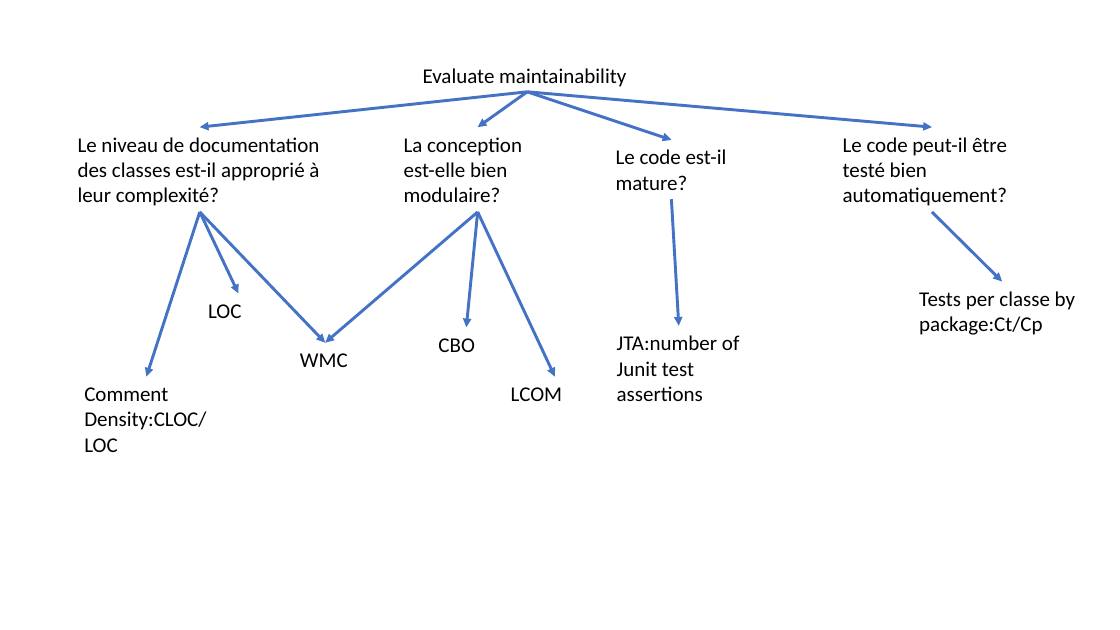
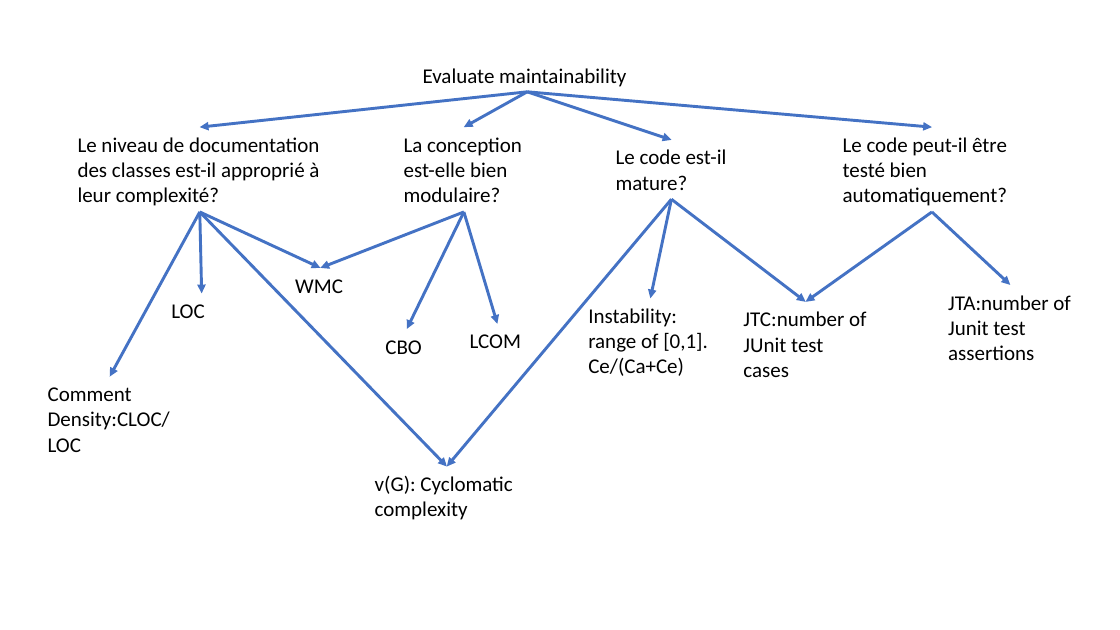
Before and after one commit to K-kiron/IFT3913, a slide deck: slide 1 of devoir2/WenhaoXU_20150702_ManpingLI_968527/GQM plan.pptx. Drawn at 1120x630 pixels with LibreOffice and Linux fonts; fonts in the diff are those of the drawing. Boxes give left, top, right and bottom in pixels: in the first picture for what was removed or moved away, otherwise in the second. Text is boxed around its words. In the diff, an @@ line names an element or a change of style, - is before the commit and + after.

Commit message:
update GQM and glossary

```diff
--- a/devoir2/WenhaoXU_20150702_ManpingLI_968527/GQM plan.pptx
+++ b/devoir2/WenhaoXU_20150702_ManpingLI_968527/GQM plan.pptx
@@ arrow moved from (528, 92) - (478, 127) to (528, 92) - (464, 127) @@
@@ arrow added from (671, 199) to (447, 466), #4472C4 2.5 pt @@
@@ arrow moved from (671, 199) - (679, 326) to (671, 199) - (650, 298) @@
@@ arrow added from (671, 199) to (806, 302), #4472C4 2.5 pt @@
@@ arrow moved from (200, 212) - (146, 376) to (200, 212) - (110, 376) @@
@@ arrow moved from (200, 212) - (239, 293) to (200, 212) - (202, 293) @@
@@ arrow moved from (200, 212) - (325, 343) to (200, 212) - (320, 268) @@
@@ arrow added from (200, 212) to (447, 466), #4472C4 2.5 pt @@
@@ arrow moved from (478, 212) - (325, 343) to (464, 212) - (320, 268) @@
@@ arrow moved from (478, 212) - (466, 328) to (464, 212) - (407, 329) @@
@@ arrow moved from (478, 212) - (555, 376) to (464, 212) - (497, 323) @@
@@ arrow added from (932, 212) to (806, 302), #4472C4 2.5 pt @@
@@ arrow moved from (932, 212) - (1002, 281) to (932, 212) - (1011, 285) @@
@@ text "WMC": place and size @@
-text "WMC" at (300, 353, 348, 367)
+text "WMC" at (295, 279, 343, 293)
@@ text "LOC": place and size @@
-text "LOC" at (208, 304, 241, 318)
+text "LOC" at (171, 304, 204, 318)
@@ text removed at (919, 291, 1075, 335) @@
-Tests per classe by package:Ct/Cp
@@ text "JTA:number of Junit test assertions": place and size @@
-text "JTA:number of Junit test assertions" at (617, 335, 739, 401)
+text "JTA:number of Junit test assertions" at (948, 295, 1070, 360)
@@ text "CBO": place and size @@
-text "CBO" at (438, 338, 474, 352)
+text "CBO" at (385, 340, 421, 354)
@@ text "LCOM": place and size @@
-text "LCOM" at (511, 387, 562, 401)
+text "LCOM" at (470, 334, 521, 348)
@@ text added at (588, 308, 708, 376), 18 pt, text #000000 @@
+Instability: range of [0,1]. Ce/(Ca+Ce)
@@ text added at (743, 311, 866, 377), 18 pt, text #000000 @@
+JTC:number of JUnit test cases
@@ text "Comment Density:CLOC/LOC": place and size @@
-text "Comment Density:CLOC/LOC" at (84, 387, 206, 452)
+text "Comment Density:CLOC/LOC" at (48, 387, 170, 452)
@@ text added at (375, 476, 512, 520), 18 pt, text #000000 @@
+v(G): Cyclomatic complexity
```
